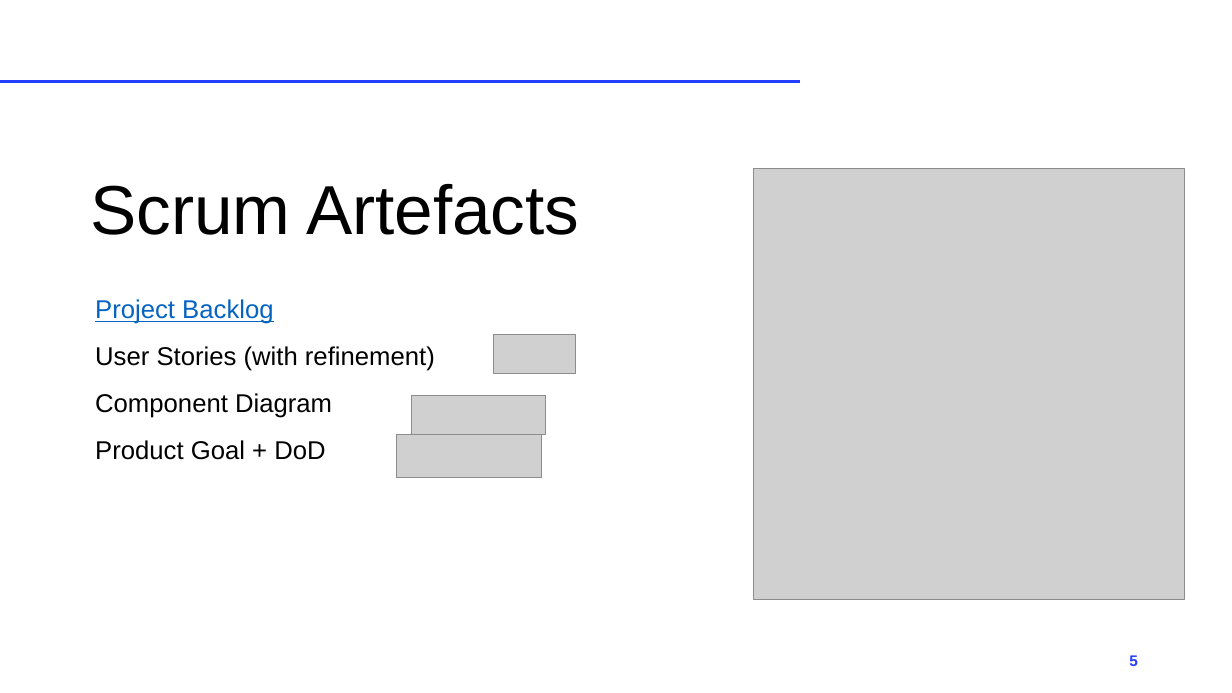
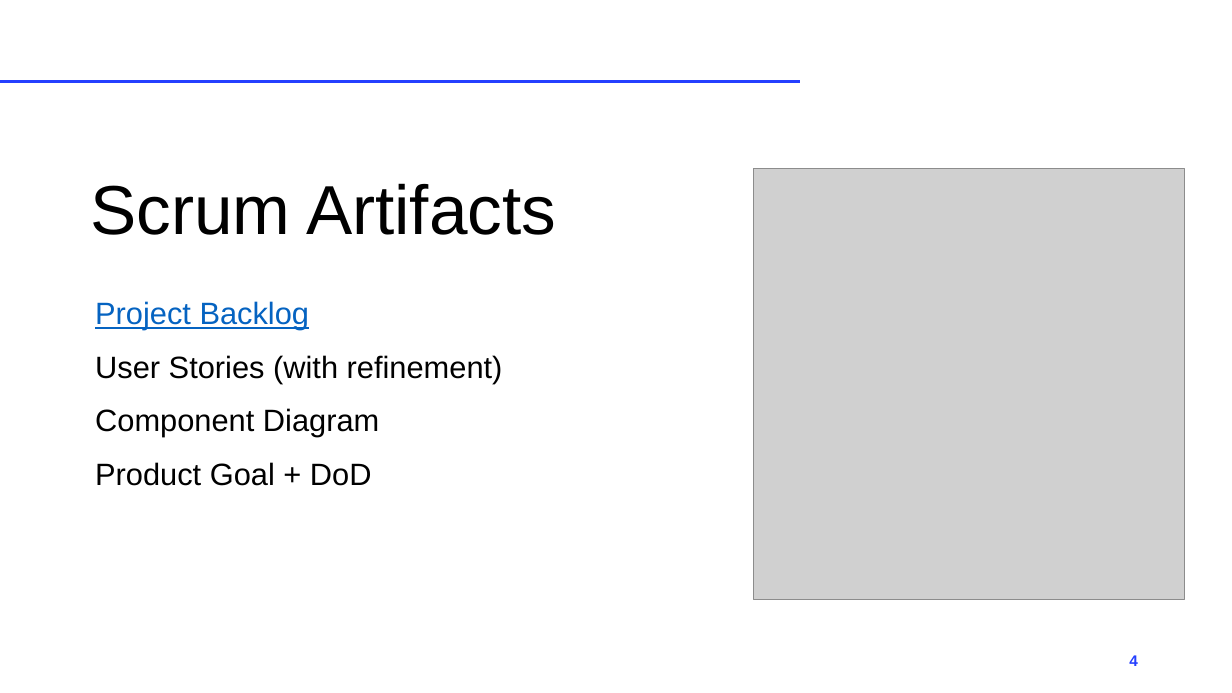
Before and after one commit to seiemens/snpt, a slide deck: slide 4 of doku/Notre Projet.pptx (slide 5 before the commit). Drawn at 1232x693 pixels with LibreOffice and Linux fonts; fonts in the diff are those of the drawing; grey boxes stand for pictures. Boxes give left, top, right and bottom in pixels: in the first picture for what was removed or moved away, otherwise in the second. Text is boxed around its words. In the diff, an @@ line names an element or a change of style, - is before the commit and + after.

```diff
--- a/doku/Notre Projet.pptx
+++ b/doku/Notre Projet.pptx
@@ title at (91, 183, 556, 235): text changed @@
-Scrum Artefacts
+Scrum Artifacts
@@ text "Project Backlog" at (95, 301, 503, 486): size 20 to 24 pt @@
@@ picture removed at (494, 335, 576, 373) @@
@@ picture removed at (411, 396, 546, 434) @@
@@ picture removed at (397, 434, 542, 477) @@
@@ page number at (1129, 655, 1138, 666): text changed @@
-5
+4
```
Also in this commit, not shown: 2 other slides changed, 1 slide added, 1 slide removed, 1 other file.
